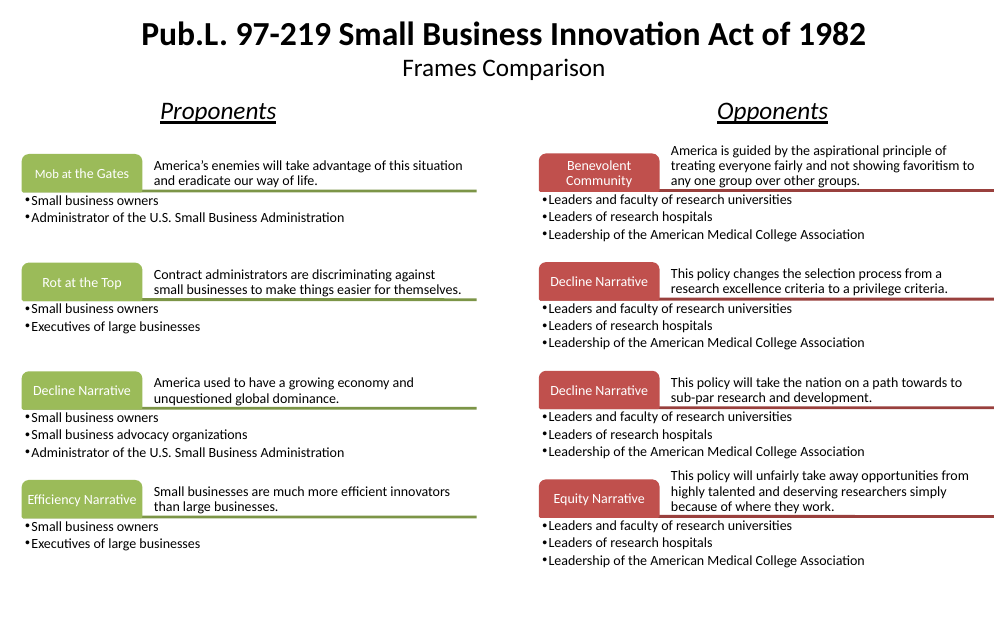
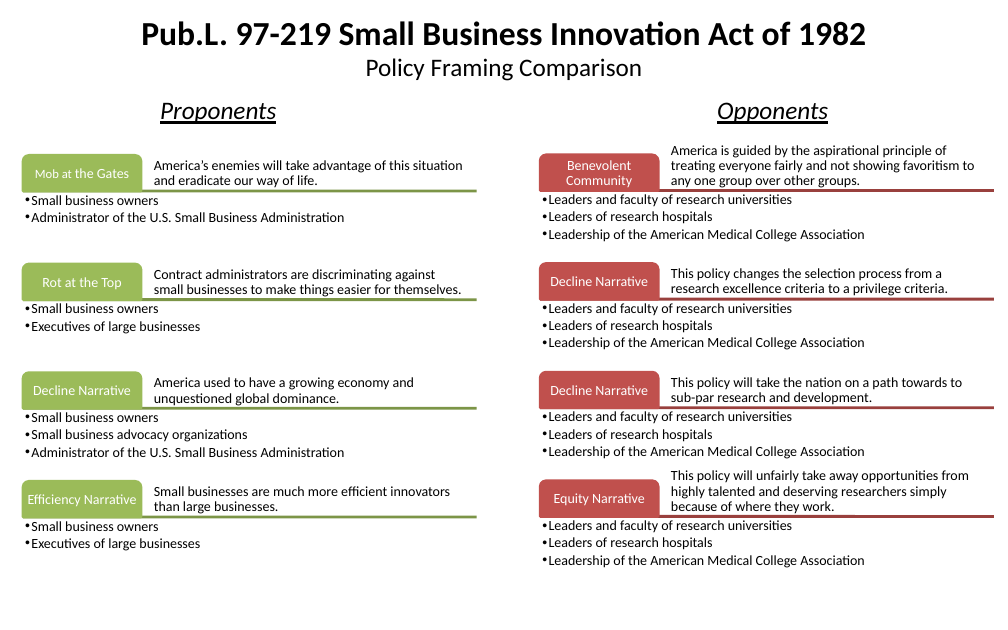
Before and after one commit to SLU-Courses-Townes/POLS6310, a slide deck: slide 2 of Assignments/Townes_POLS6310_Spring2019_Assignment01.pptx. Drawn at 1008x630 pixels with LibreOffice and Linux fonts; fonts in the diff are those of the drawing. Boxes give left, top, right and bottom in pixels: in the first picture for what was removed or moved away, otherwise in the second. Text is boxed around its words. In the diff, an @@ line names an element or a change of style, - is before the commit and + after.

```diff
--- a/Assignments/Townes_POLS6310_Spring2019_Assignment01.pptx
+++ b/Assignments/Townes_POLS6310_Spring2019_Assignment01.pptx
@@ text at (366, 58, 642, 81): text changed @@
-Frames Comparison
+Policy Framing Comparison
```
Also in this commit, not shown: 2 other slides changed, 1 other file.
